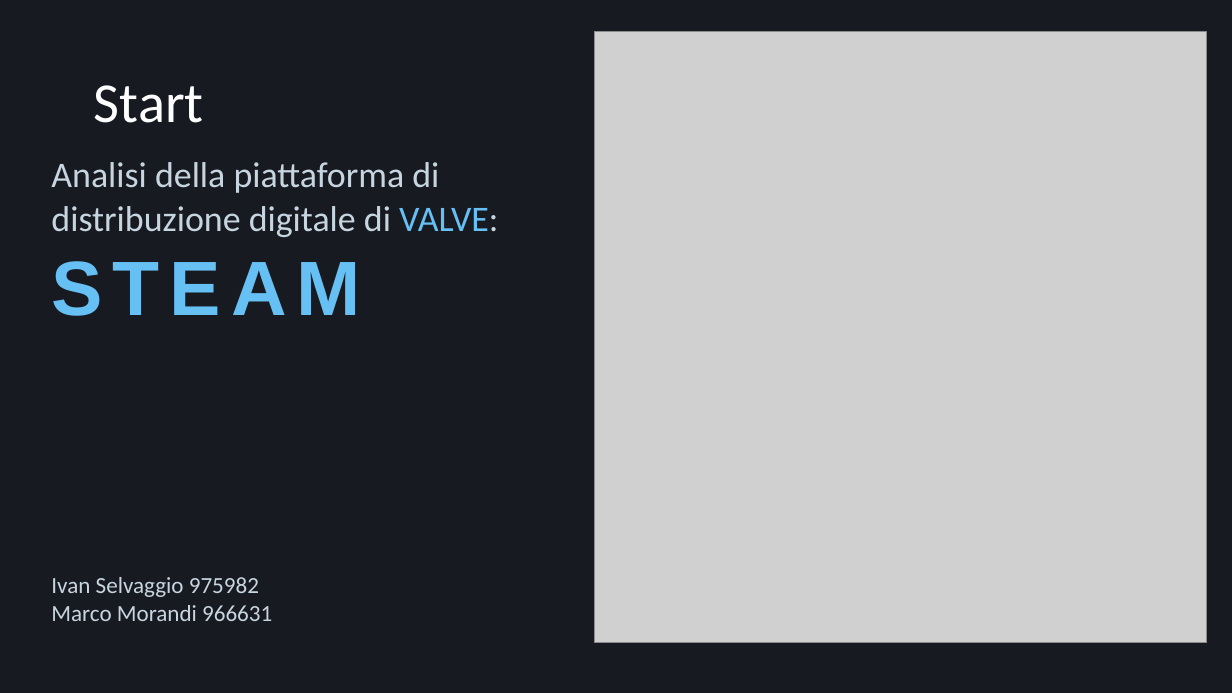
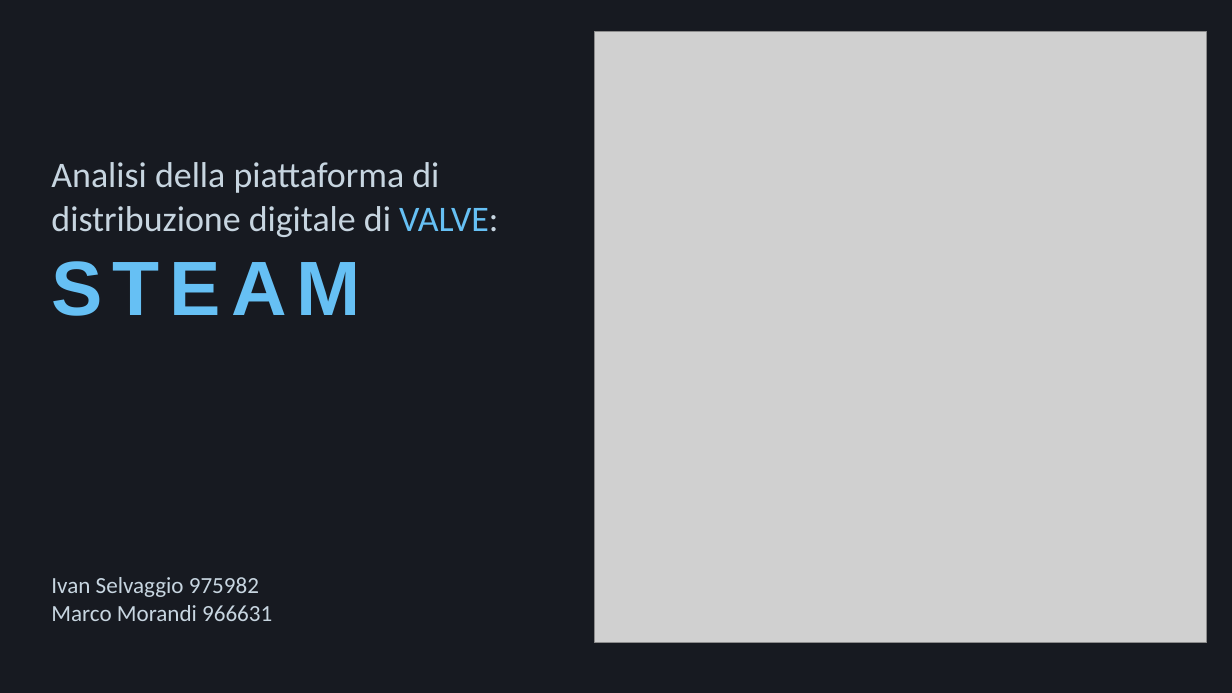
Before and after one commit to Mora11231/VisualizzazioneScientifica, a slide deck: slide 1 of Steam.pptx. Drawn at 1232x693 pixels with LibreOffice and Linux fonts; fonts in the diff are those of the drawing; grey boxes stand for pictures. Boxes give left, top, right and bottom in pixels: in the first picture for what was removed or moved away, otherwise in the second. Text is boxed around its words. In the diff, an @@ line names an element or a change of style, - is before the commit and + after.

```diff
--- a/Steam.pptx
+++ b/Steam.pptx
@@ title removed at [94, 85, 204, 123] @@
-Start
```
Also in this commit, not shown: 1 other slide changed.
